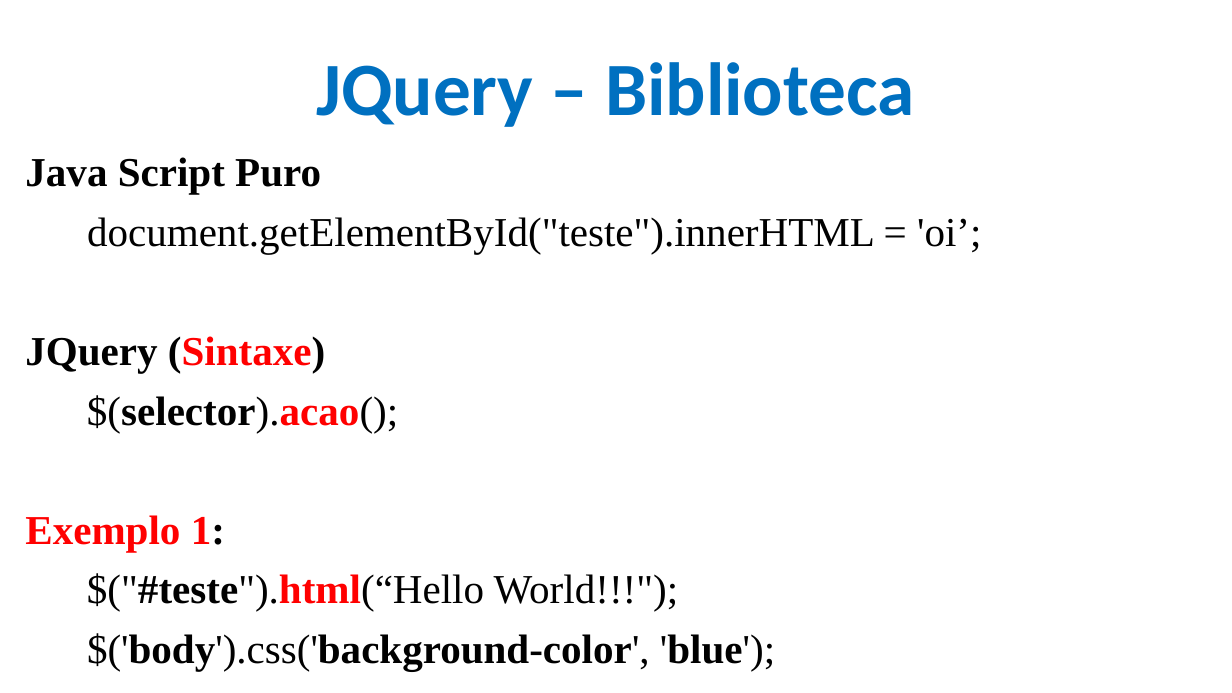
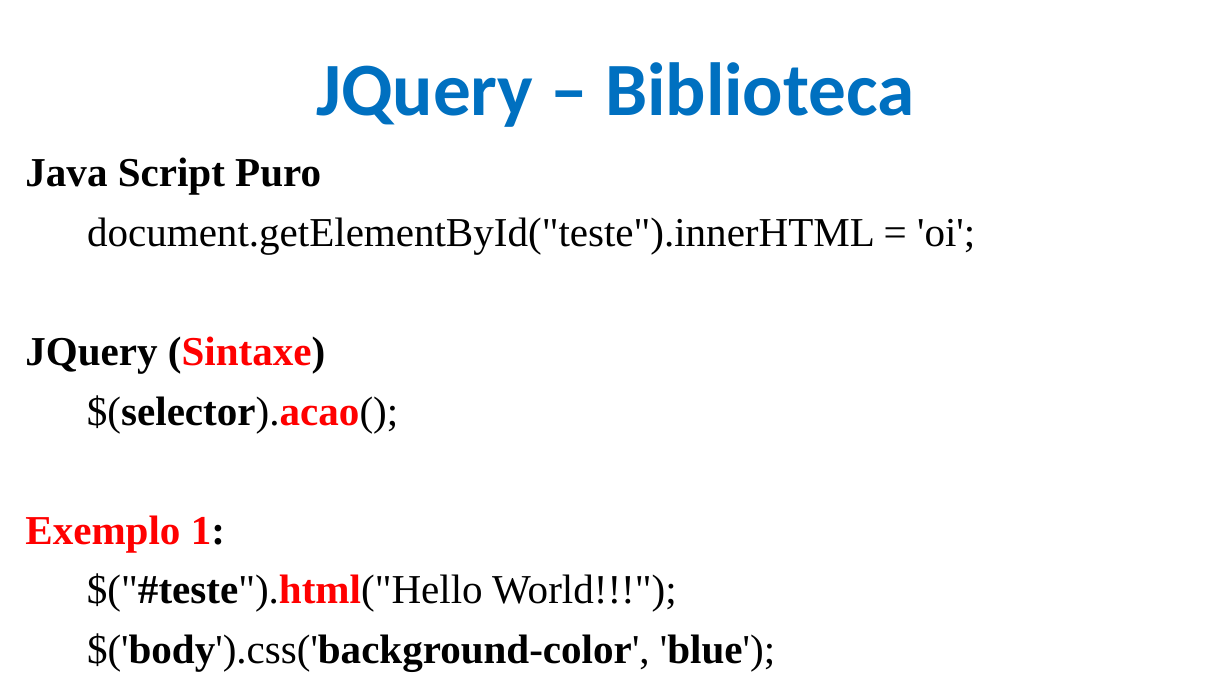
Before and after one commit to CloudEducationBrazil/WydenDesenvolvimentoWebPHP, a slide deck: slide 4 of 01 Classes/Aula 11 Desenvolvimento Web PHP - JQuery.pptx. Drawn at 1232x693 pixels with LibreOffice and Linux fonts; fonts in the diff are those of the drawing; background and template pictures are left out. Boxes give left, top, right and bottom in pixels: in the first picture for what was removed or moved away, otherwise in the second. Text is boxed around its words. In the diff, an @@ line names an element or a change of style, - is before the commit and + after.

```diff
--- a/01 Classes/Aula 11 Desenvolvimento Web PHP - JQuery.pptx
+++ b/01 Classes/Aula 11 Desenvolvimento Web PHP - JQuery.pptx
@@ text at (87,217,975,254): text changed @@
-document.getElementById("teste").innerHTML = 'oi’;
+document.getElementById("teste").innerHTML = 'oi';
@@ text at (87,573,676,611): text changed @@
-$("#teste").html(“Hello World!!!");
+$("#teste").html("Hello World!!!");
```
Also in this commit, not shown: 10 other slides changed.
